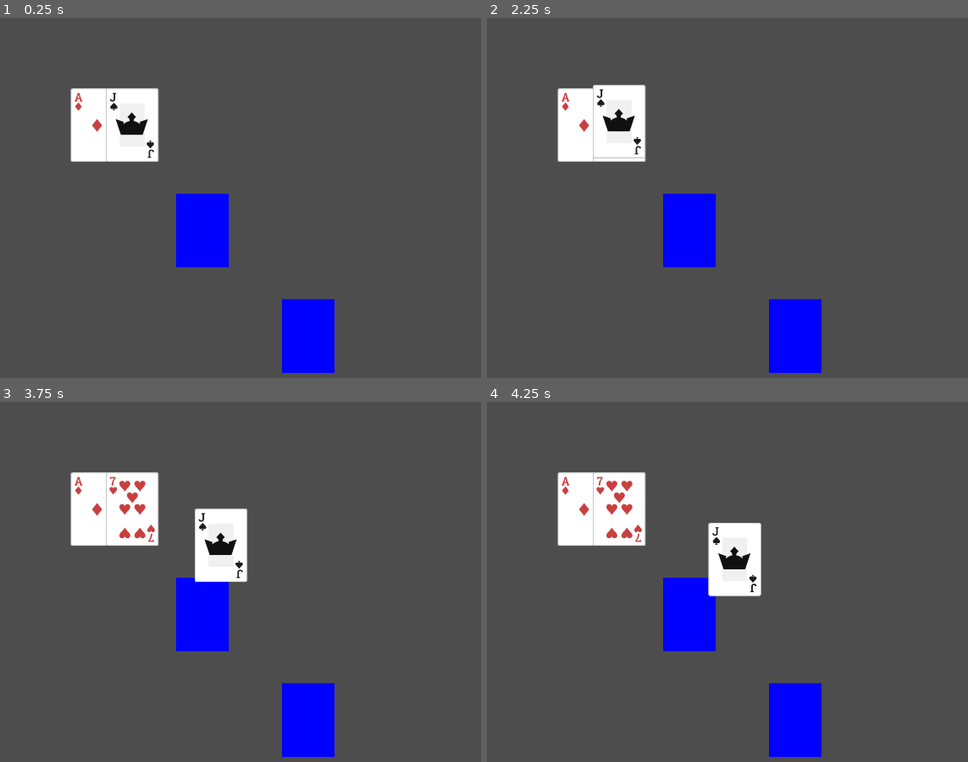
Above: before the commit, frames 1-4 (two rows, left to right).
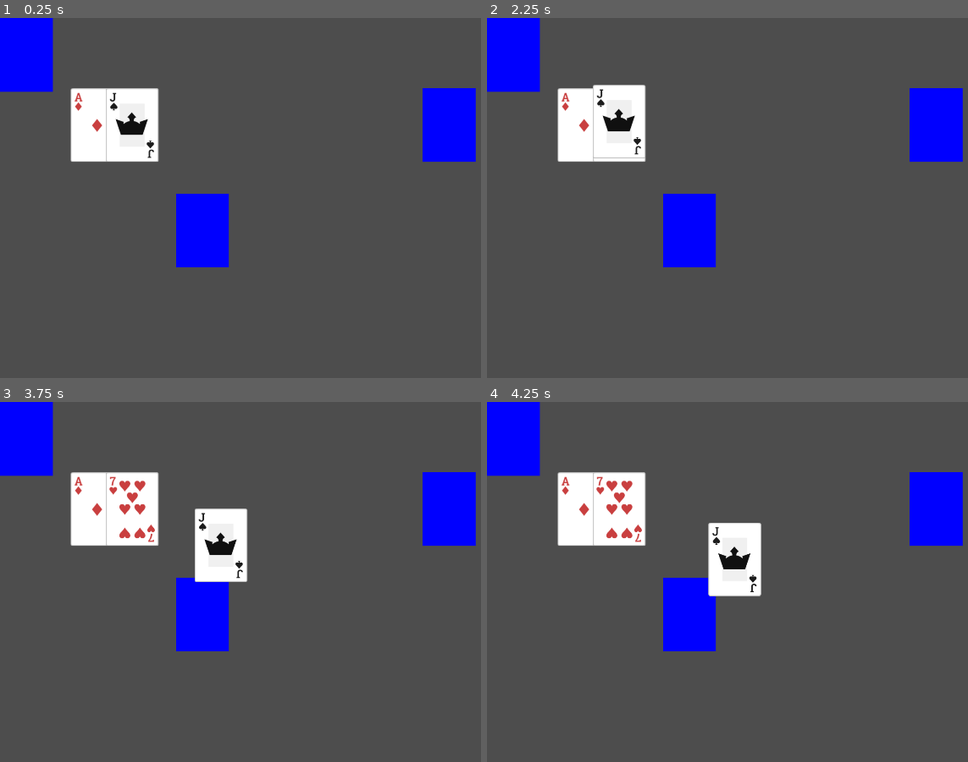
Above: after the commit, the same moments.

Repository: emabrey/card-framework
Game: Godot game, scene res://card_framework/card_manager.tscn
The game is run twice, just before and just after one commit, with the same random seed, the same clock (stepped at 60 frames per second) and the same inputs. The project has no main scene, so this scene is started directly.
Inputs (mouse positions are in pixels of both pictures, inside the frame that each line leads up to):
- Up to frame 1 (0.25 s): no input
- Up to frame 2 (2.25 s): tap Enter at 0.5 s; drag from (559, 90) to (891, 126) at 0.52 s; drag from (592, 90) to (790, 284) at 1.27 s; tap Space at 2 s; move the mouse to (592, 90) at 2.02 s; click (592, 90) at 2.17 s
- Up to frame 3 (3.75 s): tap Enter at 2.75 s; drag from (105, 474) to (134, 535) at 2.77 s; drag from (105, 474) to (370, 592) at 3.52 s
- Up to frame 4 (4.25 s): no input

The runs differ from the first frame. In frame 1, 6.8% of the frame differs, in the area x 0-99%, y 0-99%; in frame 2, 6.8%; in frame 3, 6.8%; in frame 4, 6.8%.

Commit message:
feat(hand): implement hand * since rotation changes global position, it should be 0 before move and restore after move * pivot should be the center of card * card position in hand is following the curve with its position

Diff:
--- a/card_framework/card.gd
+++ b/card_framework/card.gd
@@ -26,6 +26,7 @@
 var is_moving_to_destination := false
 var current_holding_mouse_position: Vector2
 var destination: Vector2
+var destination_degree: float
 var target_drop_zone: DropZone
 
 static var is_any_card_hovering := false
@@ -48,11 +49,10 @@
 		front_face_texture.texture = front_image
 	if back_image:
 		back_face_texture.texture = back_image
-
+	pivot_offset = card_size / 2
 	destination = global_position
 	show_front = show_front
 	stored_z_index = z_index
-
 
 func _process(delta):
 	if is_holding:
@@ -65,24 +65,32 @@
 			_end_hovering(false)
 			z_index = stored_z_index
 			CardFrameworkSignalBus.card_move_done.emit(self)
+			rotation = destination_degree
 			if target_drop_zone != null:
 				CardFrameworkSignalBus.card_dropped.emit(self, target_drop_zone)
 				target_drop_zone = null
 
 
 func return_card():
+	rotation = 0
 	is_moving_to_destination = true
 
 
 func move(destination: Vector2):
+	rotation = 0
 	is_moving_to_destination = true
 	self.destination = destination
 
 
 func move_to_drop_zone(drop_zone: DropZone):
+	rotation = 0
 	is_moving_to_destination = true
 	destination = drop_zone.get_place_zone()
 	target_drop_zone = drop_zone
+
+
+func move_rotation(degree: float):
+	destination_degree = degree
 
 
 func _on_mouse_enter():
@@ -110,6 +118,7 @@
 			is_holding = true
 			current_holding_mouse_position = get_local_mouse_position()
 			z_index = z_index + HOLDING_Z_INDEX
+			rotation = 0
 		else:
 			if is_holding:
 				CardFrameworkSignalBus.drag_dropped.emit(self)
--- a/card_framework/card_manager.tscn
+++ b/card_framework/card_manager.tscn
@@ -11,6 +11,7 @@
 [ext_resource type="Texture2D" uid="uid://cc36b3cs7qpr1" path="res://assets/images/cards/cardDiamondsJ.png" id="8_xp26u"]
 [ext_resource type="Texture2D" uid="uid://cqop7vbsrcb4a" path="res://assets/images/cards/cardHearts7.png" id="9_tvxph"]
 [ext_resource type="Texture2D" uid="uid://tj1aeye0jg6t" path="res://assets/images/cards/cardSpadesJ.png" id="10_p8f3f"]
+[ext_resource type="PackedScene" uid="uid://bkpjlq7ggckg6" path="res://card_framework/hand.tscn" id="12_ye5es"]
 
 [node name="CardManager" type="Control"]
 layout_mode = 3
@@ -81,10 +82,6 @@
 back_image = ExtResource("4_br0t2")
 
 [node name="Pile" parent="." instance=ExtResource("7_q6vhp")]
-offset_left = 500.0
-offset_top = 500.0
-offset_right = 500.0
-offset_bottom = 500.0
 sensor_size = Vector2(150, 210)
 sensor_color = Color(0.188235, 0.862745, 0.207843, 1)
 placement_size = Vector2(150, 210)
@@ -92,12 +89,22 @@
 placement_color = Color(0, 0, 1, 1)
 
 [node name="Pile2" parent="." instance=ExtResource("7_q6vhp")]
-offset_left = 800.0
-offset_top = 800.0
-offset_right = 800.0
-offset_bottom = 800.0
+offset_left = 1200.0
+offset_top = 200.0
+offset_right = 1200.0
+offset_bottom = 200.0
 card_face_up = false
 sensor_size = Vector2(150, 210)
 sensor_color = Color(0, 1, 0, 1)
 placement_size = Vector2(150, 210)
 placement_color = Color(0, 0, 1, 1)
+
+[node name="Hand" parent="." instance=ExtResource("12_ye5es")]
+offset_left = 500.0
+offset_top = 500.0
+offset_right = 1500.0
+offset_bottom = 1000.0
+sensor_size = Vector2(150, 210)
+sensor_color = Color(0, 1, 0, 1)
+placement_size = Vector2(150, 210)
+placement_color = Color(0, 0, 1, 1)
--- a/card_framework/hand.gd
+++ b/card_framework/hand.gd
@@ -2,12 +2,12 @@
 extends Control
 
 @export var hand_area: Vector2
-@export var drop_zone: DropZone
 
 @export_group("hand_meta_info")
 @export var max_hand_size := 10
 @export var max_hand_spread := 700
-@export var card_ui_hover_distance := 30
+@export var card_face_up := true
+@export var card_hover_distance := 30
 
 @export_group("hand_shape")
 ## This works best as a 2-point linear rise from -X to +X
@@ -28,10 +28,53 @@
 @export var placement_color := Color(0.0, 0.0, 0.0, 0.0)
 @export var placement_visibility := true
 
-func _ready():
+var _held_cards := []
+
+@onready var cards := $Cards
+@onready var drop_zone := $DropZone
+
+func _ready() -> void:
+	CardFrameworkSignalBus.card_dropped.connect(_card_dropped)
+	drop_zone.set_sensor(sensor_size, sensor_position, sensor_color, sensor_visibility)
+	drop_zone.set_placement(placement_size, placement_position, placement_color, placement_visibility)
 	size = hand_area
 
 
-# Called every frame. 'delta' is the elapsed time since the previous frame.
-func _process(delta):
-	pass
+func _card_dropped(card: Card, drop_zone: DropZone) -> void:
+	if self.drop_zone == drop_zone:
+		if !_held_cards.has(card):
+			add_card(card)
+		_update_target_positions()
+	elif _held_cards.has(card):
+		remove_card(card)
+
+
+func add_card(card: Card) -> void:
+	Util.move_object(card, cards)
+	_held_cards.append(card)
+
+
+func remove_card(card: Card) -> bool:
+	var index = _held_cards.find(card);
+	if index == -1:
+		return false
+	_held_cards.remove_at(_held_cards.find(card))
+	_update_target_positions()
+	return true
+
+
+func _update_target_positions():
+	for i in _held_cards.size():
+		var card = _held_cards[i]
+		var hand_ratio = 0.5
+		if _held_cards.size() > 1:
+			hand_ratio = float(i) / float(_held_cards.size() - 1)
+		var target_pos = global_position
+		var card_spacing = max_hand_spread / (_held_cards.size() + 1)
+		target_pos.x += (i + 1) * card_spacing - max_hand_spread / 2.0
+		if hand_vertical_curve:
+			target_pos.y -= hand_vertical_curve.sample(hand_ratio)
+		if hand_rotation_curve:
+			card.move_rotation(deg_to_rad(hand_rotation_curve.sample(hand_ratio)))
+		card.move(target_pos)
+		card.show_front = card_face_up
--- a/card_framework/hand.tscn
+++ b/card_framework/hand.tscn
@@ -1,18 +1,23 @@
-[gd_scene load_steps=4 format=3 uid="uid://bkpjlq7ggckg6"]
+[gd_scene load_steps=5 format=3 uid="uid://bkpjlq7ggckg6"]
 
 [ext_resource type="Script" path="res://card_framework/hand.gd" id="1_hrxjc"]
+[ext_resource type="PackedScene" uid="uid://dkmme1pig03ie" path="res://card_framework/drop_zone.tscn" id="2_l8rt8"]
 
 [sub_resource type="Curve" id="Curve_lsli3"]
-_data = [Vector2(0, 0), 0.0, 1.0, 0, 0, Vector2(1, 1), 1.0, 0.0, 0, 0]
+min_value = -15.0
+max_value = 15.0
+_data = [Vector2(0, -15), 0.0, 30.0, 0, 1, Vector2(1, 15), 30.0, 0.0, 1, 0]
 point_count = 2
 
 [sub_resource type="Curve" id="Curve_8dbo5"]
-_data = [Vector2(0, 0), 0.0, 0.0, 0, 0, Vector2(0.5, 0.75), 0.0, 0.0, 0, 0, Vector2(1, 0), 0.0, 0.0, 0, 0]
+max_value = 50.0
+_data = [Vector2(0, 0), 0.0, 0.0, 0, 0, Vector2(0.5, 40), 0.0, 0.0, 0, 0, Vector2(1, 0), 0.0, 0.0, 0, 0]
 point_count = 3
 
 [node name="Hand" type="Control"]
 layout_mode = 3
 anchors_preset = 0
+mouse_filter = 1
 script = ExtResource("1_hrxjc")
 hand_rotation_curve = SubResource("Curve_lsli3")
 hand_vertical_curve = SubResource("Curve_8dbo5")
@@ -21,3 +26,7 @@
 anchors_preset = 0
 offset_right = 40.0
 offset_bottom = 40.0
+mouse_filter = 1
+
+[node name="DropZone" parent="." instance=ExtResource("2_l8rt8")]
+layout_mode = 1
--- a/card_framework/pile.gd
+++ b/card_framework/pile.gd
@@ -44,13 +44,25 @@
 			add_card(card)
 		_update_target_positions()
 	elif _held_cards.has(card):
-		_held_cards.remove_at(_held_cards.find(card))
-		_update_target_positions()
+		remove_card(card)
 
 
 func add_card(card: Card) -> void:
 	Util.move_object(card, cards)
 	_held_cards.append(card)
+
+
+func remove_card(card: Card) -> bool:
+	var index = _held_cards.find(card);
+	if index == -1:
+		return false
+	_held_cards.remove_at(_held_cards.find(card))
+	_update_target_positions()
+	return true
+
+
+func get_top_card() -> Card:
+	return _held_cards.back()
 
 
 func shuffle():
@@ -67,6 +79,7 @@
 		var target_pos = position + _calculate_offset(i)
 		card.show_front = card_face_up
 		card.stored_z_index = 3000 + i if card.is_clicked else i
+		card.move_rotation(0)
 		card.move(target_pos)
 
 		if set_top_accessible_only:
Not shown: 1 places in card_framework/card_manager.tscn that only renumber resources
